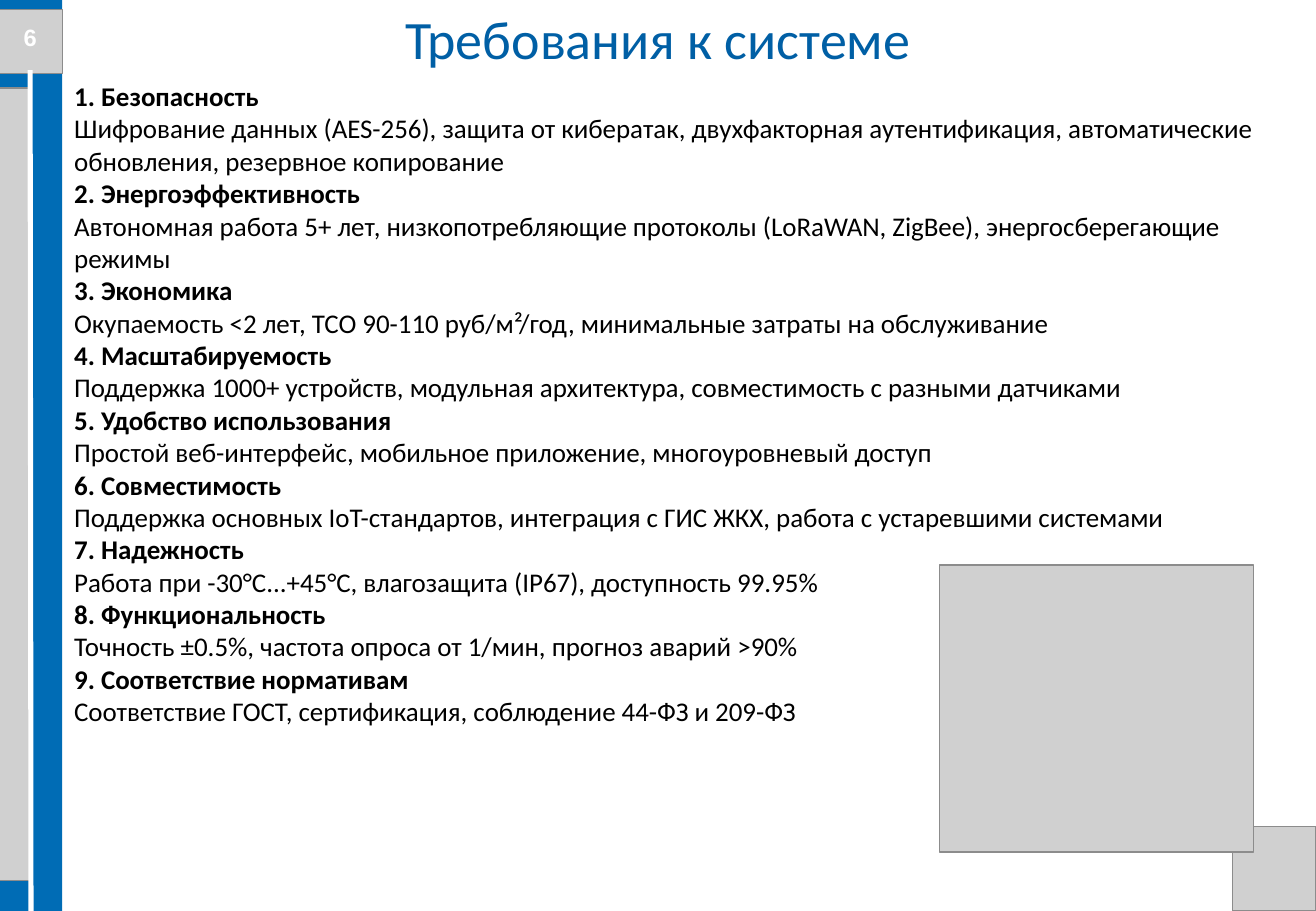
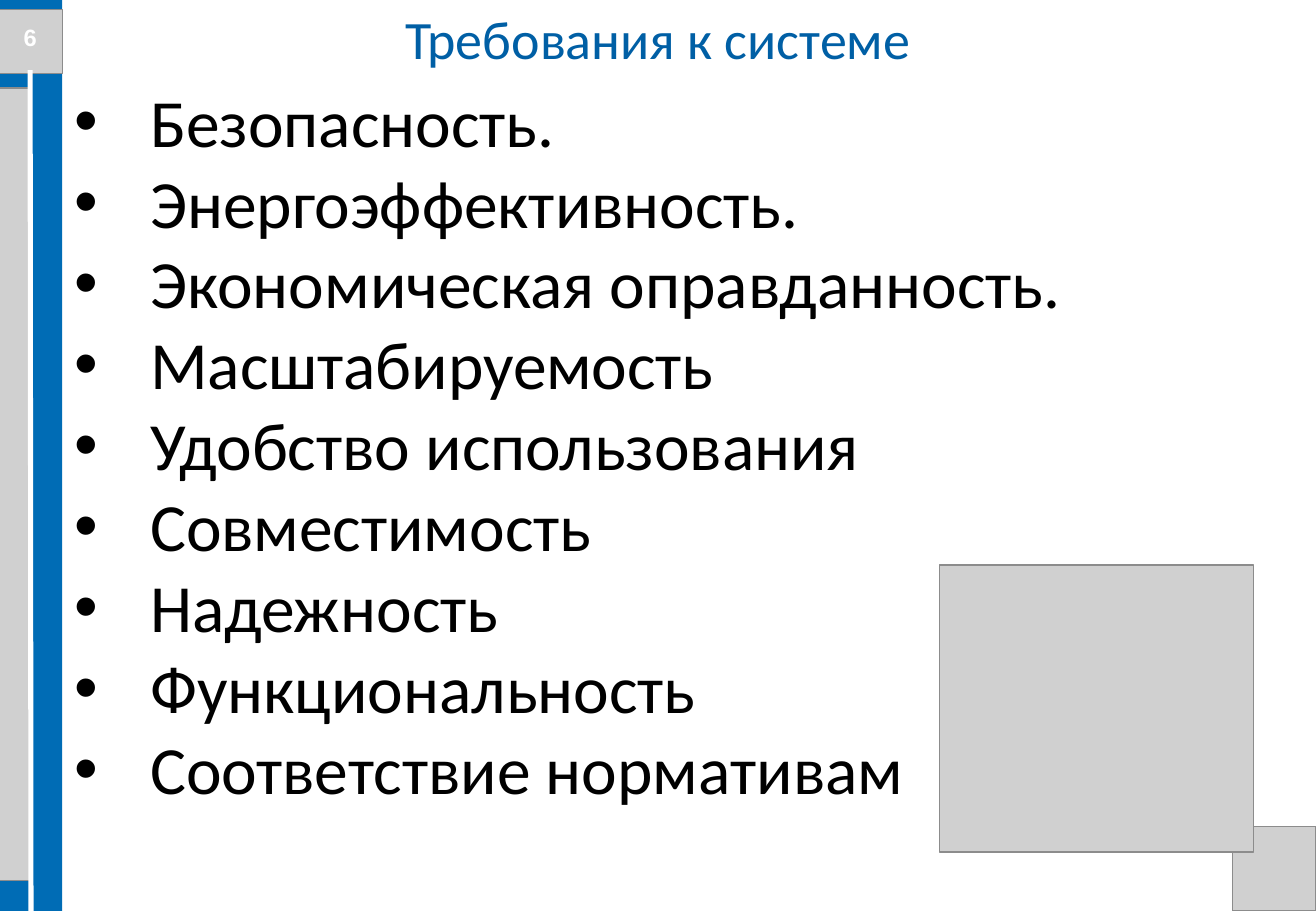
Before and after one commit to Evgenij1234/Diplom-work, a slide deck: slide 6 of Стасик/Презентация диплома Костюк С. В. БПЦ 21-01.pptx. Drawn at 1316x911 pixels with LibreOffice and Linux fonts; fonts in the diff are those of the drawing; grey boxes stand for pictures; background and template pictures are left out. Boxes give left, top, right and bottom in pixels: in the first picture for what was removed or moved away, otherwise in the second. Text is boxed around its words. In the diff, an @@ line names an element or a change of style, - is before the commit and + after.

```diff
--- a/Стасик/Презентация диплома Костюк С. В. БПЦ 21-01.pptx
+++ b/Стасик/Презентация диплома Костюк С. В. БПЦ 21-01.pptx
@@ text at (150, 103, 1061, 805): text changed; size 16 to 40 pt @@
-1. Безопасность
-Шифрование данных (AES-256), защита от кибератак, двухфакторная аутентификация, автоматические обновления, резервное копирование
-2. Энергоэффективность
-Автономная работа 5+ лет, низкопотребляющие протоколы (LoRaWAN, ZigBee), энергосберегающие режимы
-3. Экономика
-Окупаемость <2 лет, TCO 90-110 руб/м²/год, минимальные затраты на обслуживание
-4. Масштабируемость
-Поддержка 1000+ устройств, модульная архитектура, совместимость с разными датчиками
-5. Удобство использования
-Простой веб-интерфейс, мобильное приложение, многоуровневый доступ
-6. Совместимость
-Поддержка основных IoT-стандартов, интеграция с ГИС ЖКХ, работа с устаревшими системами
-7. Надежность
-Работа при -30°C...+45°C, влагозащита (IP67), доступность 99.95%
-8. Функциональность
-Точность ±0.5%, частота опроса от 1/мин, прогноз аварий >90%
-9. Соответствие нормативам
-Соответствие ГОСТ, сертификация, соблюдение 44-ФЗ и 209-ФЗ
+• Безопасность.
+• Энергоэффективность.
+• Экономическая оправданность.
+• Масштабируемость
+• Удобство использования
+• Совместимость
+• Надежность
+• Функциональность
+• Соответствие нормативам
```
Also in this commit, not shown: 14 other slides changed, 3 slides added, 6 other files.
